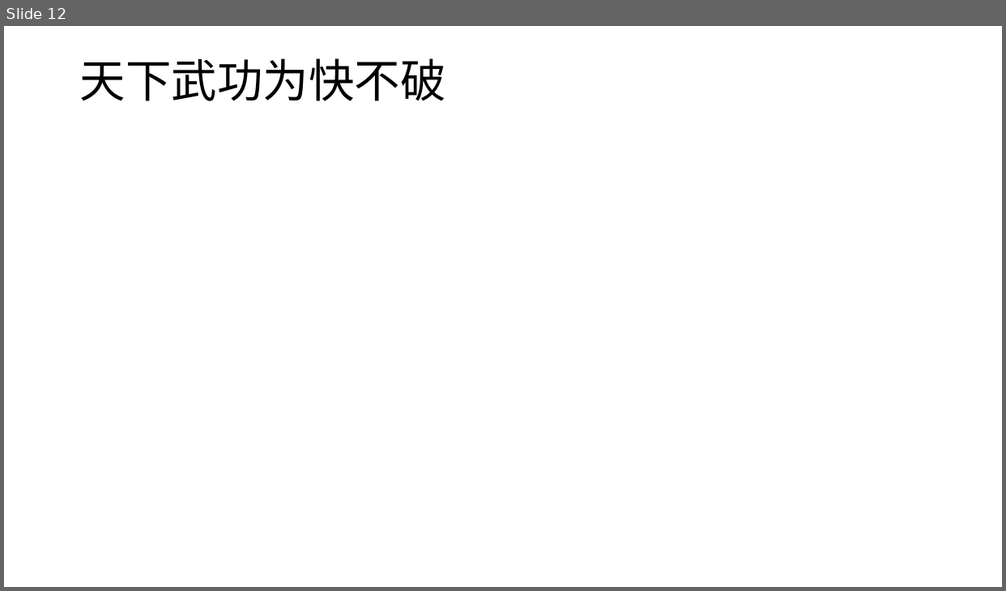
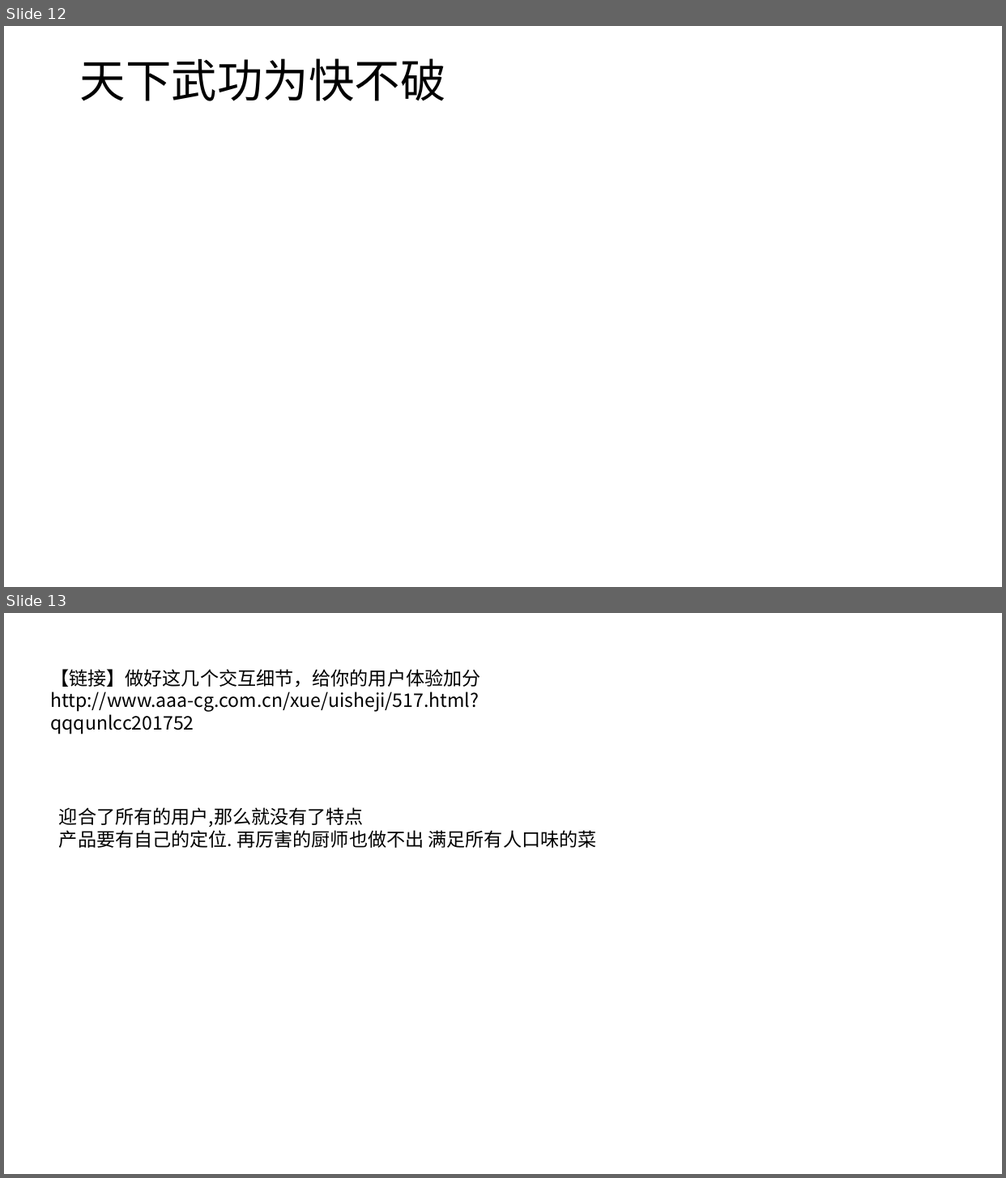
Before and after one commit to Shirley0202/notes, a slide deck: 分享备案.pptx. Shown one above the other, each under a label of ours: slide 12 before the commit, slides 12 and 13 after it. The pictures are 1006x591 and 1006x1178 pixels, drawn with LibreOffice and Linux fonts; fonts in the diff are those of the drawing. Boxes give left, top, right and bottom in pixels: in the first picture for what was removed or moved away, otherwise in the second. Text is boxed around its words. In the diff, an @@ line names an element or a change of style, - is before the commit and + after.

```diff
--- a/分享备案.pptx
+++ b/分享备案.pptx
@@ slide 13 added at (x1=4, y1=613, x2=1002, y2=1174), background #FFFFFF @@
@@ text added at (x1=50, y1=669, x2=480, y2=735), 18 pt, text #000000 @@
+【链接】做好这几个交互细节，给你的用户体验加分http://www.aaa-cg.com.cn/xue/uisheji/517.html?qqqunlcc201752
@@ text added at (x1=59, y1=807, x2=597, y2=848), 18 pt, text #000000 @@
+迎合了所有的用户,那么就没有了特点
+产品要有自己的定位. 再厉害的厨师也做不出 满足所有人口味的菜
```
